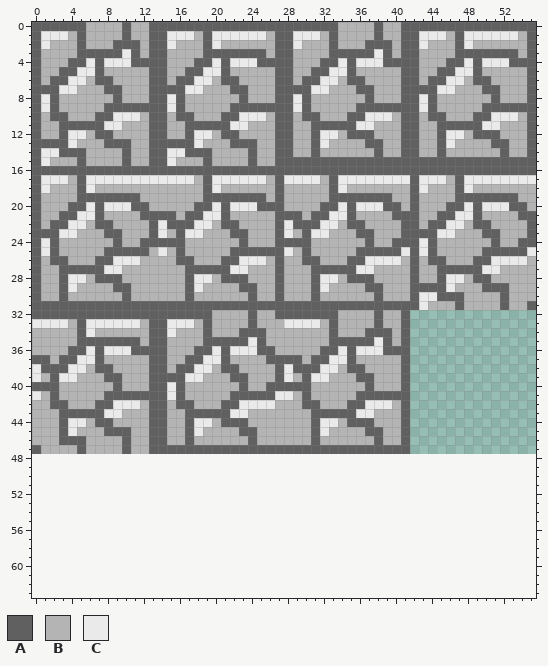
Edited in one commit: pixel-art sprite (assets/visual/stone_wall.png). The picture above was drawn from the file before the commit.
The file is 112x96 pixels, drawn in blocks of 2x2; one block is one cell here. The old version is drawn lined up with the new one, on the new canvas.
Palette (. is transparent): A #606060  B #b4b4b4  C #eaeaea
Pixels before (only the part around the change), first column x 0:
25 ACABBBBBAAAAABCBABBBBBAAAAAACBABBBBBAAAAACACABBBBBAAAAAC
26 ABAABBBAACCCBBBBAABBBAACCCBABBAABBBAACCCCBABAABBBAACCCCB
27 ABBAAAAACCBBBBBBBAAAAACCBBBABBBAAAAACCBBBBABBAAAAACCBBBB
28 ABBACCBAAABBBBBBBACCBAAABBBABBBACCBAAABBBBABBACCBAABBBBB
29 ABBACBBBBAABBBBBBACBBBBAABBABBBACBBBBAABBBAAAACBBBAAABBB
30 ABBABBBBBBABBBBBBABBBBBBABBABBBABBBBBBABBBACCAAABBBBABBB
31 AAAAAAAAAAAAAAAAAAAAAAAAAAAAAAAAAAAAAAAAAAACBBBABBBBABBA
32 AAAAAAAAAAAAAAAAAAAABBBBABBAAAAAAABBBBABBA..............
33 CCCCBACCCCCCBAACCCBABBBBABBBCCCCBABBBBABBA..............
34 BBBBBACBBBBBBAACBBBABBBAAABBBBBBBABBBAAABA..............
35 BBBBBAAAAAAABAABBBBAAAAACABBBBBBBAAAAACABA..............
36 BBBBAACACCCAAAABBBAACACCCAABBBBBAACACCCAAA..............
37 AABAACCABBBBBAABBAACCABBBBAAAABAACCABBBBBA..............
38 CAAACCBAABBBBAABAACCBAABBBBACAAACCBAABBBBA..............
39 CBACCBBBAABBBAAAACCBBBAABBBACBACCBBBAABBBA..............
40 AAABBBBBBABBBAACABBBBBBABBAAAAABBBBBBABBBA..............
41 CBABBBBBAAAAAAACABBBBBAAAAACCBABBBBBAAAAAA..............
42 BBAABBBAACCCBAABAABBBAACCCCBBBAABBBAACCCBA..............
43 BBBAAAAACCBBBAABBAAAAACCBBBBBBBAAAAACCBBBA..............
44 BBBACCBAABBBBAABBACCBAAABBBBBBBACCBAAABBBA..............
45 BBBACBBBAAABBAABBACBBBBAABBBBBBACBBBBAABBA..............
46 BBBAAABBBBABBAABBABBBBBBABBBBBBABBBBBBABBA..............
47 ABBBBABBBBABBAAAAAAAAAAAAAAAAAAAAAAAAAAAAA..............
48 ........................................................
49 ........................................................
50 ........................................................
51 ........................................................
52 ........................................................
53 ........................................................
54 ........................................................
55 ........................................................
56 ........................................................
57 ........................................................
58 ........................................................
59 ........................................................
60 ........................................................
61 ........................................................
62 ........................................................
63 ........................................................
After the commit:
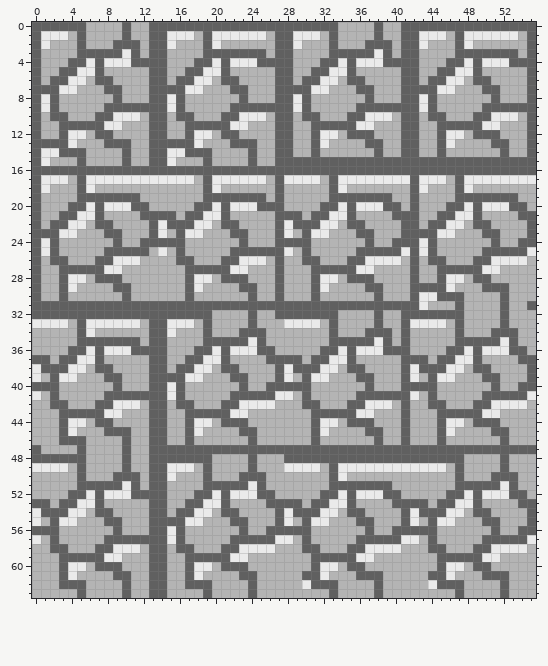
The exact change:
{"change": "canvas 56x48 -> 56x64"}
{"y":32,"x":42,"old":"..............","new":"AAAAAABBBBABBB"}
{"y":33,"x":42,"old":"..............","new":"CCCCBABBBBABBB"}
{"y":34,"x":42,"old":"..............","new":"BBBBBABBBAAABB"}
{"y":35,"x":42,"old":"..............","new":"BBBBBAAAAACABB"}
{"y":36,"x":42,"old":"..............","new":"BBBBAACACCCAAB"}
{"y":37,"x":42,"old":"..............","new":"AABAACCABBBBAA"}
{"y":38,"x":42,"old":"..............","new":"CAAACCBAABBBBA"}
{"y":39,"x":42,"old":"..............","new":"CBACCBBBAABBBA"}
{"y":40,"x":42,"old":"..............","new":"AAABBBBBBABBAA"}
{"y":41,"x":42,"old":"..............","new":"CBABBBBBAAAAAC"}
{"y":42,"x":42,"old":"..............","new":"BBAABBBAACCCCB"}
{"y":43,"x":42,"old":"..............","new":"BBBAAAAACCBBBB"}
{"y":44,"x":42,"old":"..............","new":"BBBACCBAAABBBB"}
{"y":45,"x":42,"old":"..............","new":"BBBACBBBBAABBB"}
{"y":46,"x":42,"old":"..............","new":"BBBABBBBBBABBB"}
{"y":47,"x":42,"old":"..............","new":"AAAAAAAAAAAAAA"}
{"y":48,"x":0,"old":"........................................................","new":"AAAAAABBBBABBAAAAAAABBBBABBBAAAAAAAAAAAAAAAAAAAABBBBABBB"}
{"y":49,"x":0,"old":"........................................................","new":"CCCCBABBBBABBAACCCBABBBBABBBCCCCBACCCCCCCCCCCCBABBBBABBB"}
{"y":50,"x":0,"old":"........................................................","new":"BBBBBABBBAAABAACBBBABBBAAABBBBBBBACBBBBBBBBBBBBABBBAAABB"}
{"y":51,"x":0,"old":"........................................................","new":"BBBBBAAAAACABAABBBBAAAAACABBBBBBBAAAAAAABBBBBBBAAAAACABB"}
{"y":52,"x":0,"old":"........................................................","new":"BBBBAACACCCAAAABBBAACACCCAABBBBBAACACCCAABBBBBAACACCCAAB"}
{"y":53,"x":0,"old":"........................................................","new":"AABAACCABBBBBAABBAACCABBBBAAAABAACCABBBBAAAABAACCABBBBAA"}
{"y":54,"x":0,"old":"........................................................","new":"CAAACCBAABBBBAABAACCBAABBBBACAAACCBAABBBBACAAACCBAABBBBA"}
{"y":55,"x":0,"old":"........................................................","new":"CBACCBBBAABBBAAAACCBBBAABBBACBACCBBBAABBBACBACCBBBAABBBA"}
{"y":56,"x":0,"old":"........................................................","new":"AAABBBBBBABBBAACABBBBBBABBAAAAABBBBBBABBAAAAABBBBBBABBAA"}
{"y":57,"x":0,"old":"........................................................","new":"CBABBBBBAAAAAAACABBBBBAAAAACCBABBBBBAAAAACCBABBBBBAAAAAC"}
{"y":58,"x":0,"old":"........................................................","new":"BBAABBBAACCCBAABAABBBAACCCCBBBAABBBAACCCCBBBAABBBAACCCCB"}
{"y":59,"x":0,"old":"........................................................","new":"BBBAAAAACCBBBAABBAAAAACCBBBBBBBAAAAACCBBBBBBBAAAAACCBBBB"}
{"y":60,"x":0,"old":"........................................................","new":"BBBACCBAAABBBAABBACCBAAABBBBBBBACCBAABBBBBBBBACCBAABBBBB"}
{"y":61,"x":0,"old":"........................................................","new":"BBBACBBBBAABBAABBACBBBBAABBBBBAACBBBAAABBBBBAACBBBAAABBB"}
{"y":62,"x":0,"old":"........................................................","new":"BBBAAABBBBABBAABBAAABBBBABBBBBCAAABBBBABBBBBCAAABBBBABBB"}
{"y":63,"x":0,"old":"........................................................","new":"BBBBBABBBBABBAABBBBABBBBABBBBBBBBABBBBABBBBBBBBABBBBABBB"}
{"label":"added","picture_box":[32,310,536,598]}
